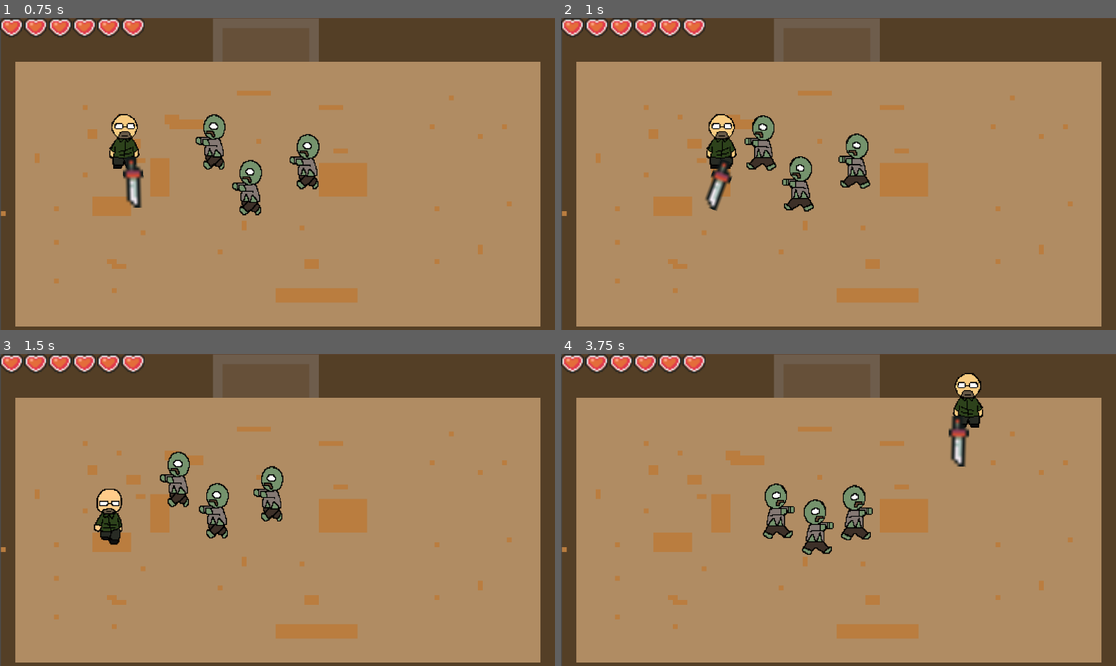
Above: before the commit, frames 1-4 (two rows, left to right).
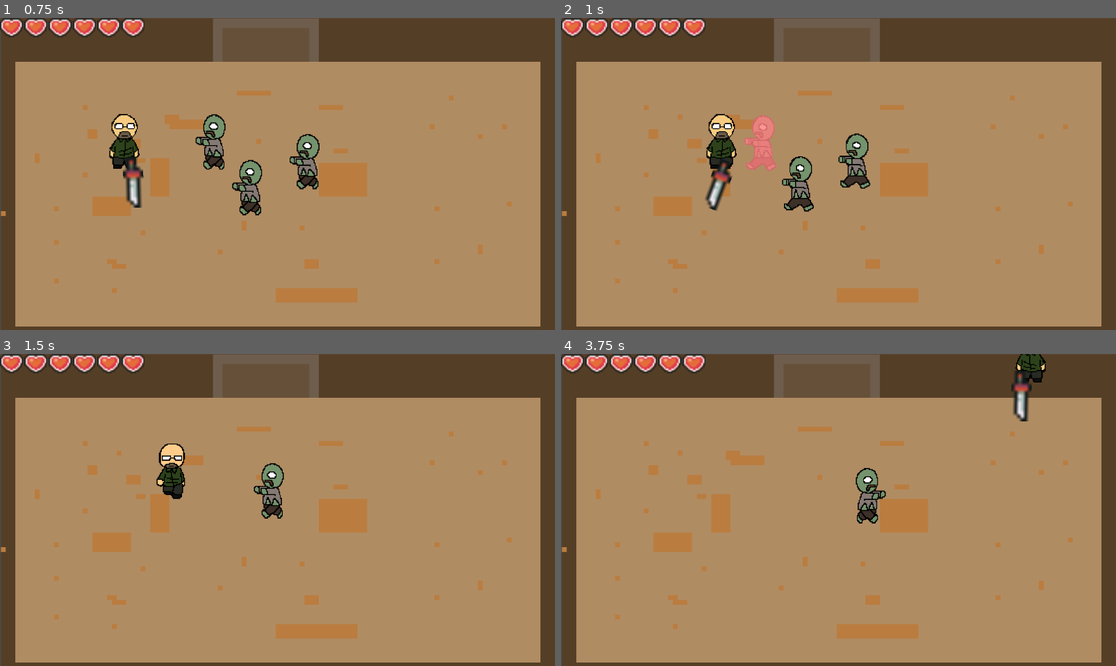
Above: after the commit, the same moments.

Repository: bcorrigall/ratknight
Game: Godot game, scene res://main.tscn
The game is run twice, just before and just after one commit, with the same random seed, the same clock (stepped at 60 frames per second) and the same inputs.
Inputs (mouse positions are in pixels of both pictures, inside the frame that each line leads up to):
- Up to frame 1 (0.75 s): move the mouse to (399, 158) at 0.52 s; hold Right (move_right) from 0.53 s (still down); hold J (attack_light) from 0.53 s (still down)
- Up to frame 2 (1 s): keep holding Right (move_right); keep holding J (attack_light)
- Up to frame 3 (1.5 s): move the mouse to (166, 525) at 1.27 s; release Right (move_right) at 1.28 s; release J (attack_light) at 1.28 s; hold S (move_down) from 1.28 s (still down); tap K (attack_spin) at 1.35 s
- Up to frame 4 (3.75 s): move the mouse to (894, 441) at 2.02 s; release S (move_down) at 2.03 s; hold Right (move_right) 2.03-2.78 s; hold Shift (dash) 2.03-2.78 s; move the mouse to (810, 572) at 2.77 s; hold Up (move_up) 2.78-3.53 s; click (810, 572) at 2.85 s; move the mouse to (1005, 556) at 3.52 s; hold A (move_left) from 3.53 s (still down); hold J (attack_light) from 3.53 s (still down)

Frame 1 is identical in both runs. In frame 2, 0.7% of the frame differs, in the area x 33-39%, y 31-49%; in frame 3, 2.7%; in frame 4, 4.4%, in the area x 36-88%, y 0-65%.

Commit message:
enemy damage
still need to change the collision thing

Diff:
--- a/enemy.gd
+++ b/enemy.gd
@@ -7,12 +7,18 @@
 var playerposition
 var targetposition
 @onready var player = get_parent().get_node("theRat")
+@onready var animations= $AnimationPlayer
+@onready var effects = $Effect
+
+func _ready():
+	effects.play("RESET")
 
 
 func _physics_process(delta):
 
 	playerposition = player.position
 	targetposition = (playerposition - position).normalized()
+	#effects.play("RESET")
 
 	if position.distance_to(playerposition) > 30:
 		velocity = targetposition*SPEED
@@ -54,3 +60,24 @@
 func death():
 	#animation stuff
 	queue_free()
+
+func get_damage():
+	health-=damage*5
+
+	#effects.play("RESET")
+	if(health<=0):
+		death()
+
+func _on_hurt_box_area_entered(area):
+	if area==$hitBox:return
+	print("hit")
+	get_damage()
+	effects.play("gethurt_right")
+	$Timer.start(0.3)
+
+
+
+
+func _on_timer_timeout():
+	effects.play("RESET")
+	pass # Replace with function body.
--- a/enemy.tscn
+++ b/enemy.tscn
@@ -49,16 +49,133 @@
 }]
 
 [sub_resource type="CapsuleShape2D" id="CapsuleShape2D_0oxnu"]
-radius = 40.0
+radius = 31.0
+height = 94.0
+
+[sub_resource type="CapsuleShape2D" id="CapsuleShape2D_owwg4"]
+radius = 39.0
 height = 124.0
+
+[sub_resource type="Animation" id="Animation_j8fov"]
+resource_name = "gethurt_right"
+length = 0.4
+tracks/0/type = "value"
+tracks/0/imported = false
+tracks/0/enabled = true
+tracks/0/path = NodePath("AnimatedSprite2D/ColorRect:modulate")
+tracks/0/interp = 1
+tracks/0/loop_wrap = true
+tracks/0/keys = {
+"times": PackedFloat32Array(0, 0.2),
+"transitions": PackedFloat32Array(1, 1),
+"update": 0,
+"values": [Color(1, 0, 0, 0.643137), Color(1, 1, 1, 1)]
+}
+
+[sub_resource type="Animation" id="Animation_il3pb"]
+resource_name = "gethurt_back"
+length = 0.4
+tracks/0/type = "value"
+tracks/0/imported = false
+tracks/0/enabled = true
+tracks/0/path = NodePath("AnimatedSprite2D/ColorRect:modulate")
+tracks/0/interp = 1
+tracks/0/loop_wrap = true
+tracks/0/keys = {
+"times": PackedFloat32Array(0, 0.2),
+"transitions": PackedFloat32Array(1, 1),
+"update": 0,
+"values": [Color(1, 0, 0, 0.643137), Color(1, 1, 1, 1)]
+}
+
+[sub_resource type="Animation" id="Animation_ide55"]
+resource_name = "gethurt_front"
+length = 0.4
+tracks/0/type = "value"
+tracks/0/imported = false
+tracks/0/enabled = true
+tracks/0/path = NodePath("AnimatedSprite2D/ColorRect:modulate")
+tracks/0/interp = 1
+tracks/0/loop_wrap = true
+tracks/0/keys = {
+"times": PackedFloat32Array(0, 0.2),
+"transitions": PackedFloat32Array(1, 1),
+"update": 0,
+"values": [Color(1, 0, 0, 0.643137), Color(1, 1, 1, 1)]
+}
+
+[sub_resource type="Animation" id="Animation_x2xa4"]
+length = 0.001
+tracks/0/type = "value"
+tracks/0/imported = false
+tracks/0/enabled = true
+tracks/0/path = NodePath("AnimatedSprite2D/ColorRect:modulate")
+tracks/0/interp = 1
+tracks/0/loop_wrap = true
+tracks/0/keys = {
+"times": PackedFloat32Array(0),
+"transitions": PackedFloat32Array(1),
+"update": 0,
+"values": [Color(1, 1, 1, 0)]
+}
+
+[sub_resource type="Animation" id="Animation_6ku34"]
+resource_name = "gethurt_left"
+length = 0.4
+tracks/0/type = "value"
+tracks/0/imported = false
+tracks/0/enabled = true
+tracks/0/path = NodePath("AnimatedSprite2D/ColorRect:modulate")
+tracks/0/interp = 1
+tracks/0/loop_wrap = true
+tracks/0/keys = {
+"times": PackedFloat32Array(0, 0.2),
+"transitions": PackedFloat32Array(1, 1),
+"update": 0,
+"values": [Color(1, 0, 0, 0.643137), Color(1, 1, 1, 1)]
+}
+
+[sub_resource type="AnimationLibrary" id="AnimationLibrary_eo3r1"]
+_data = {
+"RESET": SubResource("Animation_x2xa4"),
+"gethurt_back": SubResource("Animation_il3pb"),
+"gethurt_front": SubResource("Animation_ide55"),
+"gethurt_left": SubResource("Animation_6ku34"),
+"gethurt_right": SubResource("Animation_j8fov")
+}
 
 [node name="Enemy" type="CharacterBody2D"]
 script = ExtResource("1_4tbc6")
 
 [node name="AnimatedSprite2D" type="AnimatedSprite2D" parent="."]
+clip_children = 2
 scale = Vector2(0.138125, 0.151875)
 sprite_frames = SubResource("SpriteFrames_1gqbj")
-animation = &"side"
+animation = &"front"
+
+[node name="ColorRect" type="ColorRect" parent="AnimatedSprite2D"]
+modulate = Color(1, 1, 1, 0)
+offset_left = -623.0
+offset_top = -652.0
+offset_right = 695.0
+offset_bottom = 639.0
 
 [node name="CollisionShape2D" type="CollisionShape2D" parent="."]
 shape = SubResource("CapsuleShape2D_0oxnu")
+
+[node name="hurtBox" type="Area2D" parent="."]
+collision_layer = 0
+collision_mask = 4
+
+[node name="CollisionShape2D" type="CollisionShape2D" parent="hurtBox"]
+shape = SubResource("CapsuleShape2D_owwg4")
+
+[node name="Effect" type="AnimationPlayer" parent="."]
+libraries = {
+"": SubResource("AnimationLibrary_eo3r1")
+}
+
+[node name="Timer" type="Timer" parent="."]
+
+[connection signal="area_entered" from="hurtBox" to="." method="_on_hurt_box_area_entered"]
+[connection signal="timeout" from="Timer" to="." method="_on_timer_timeout"]
--- a/playerMovement.gd
+++ b/playerMovement.gd
@@ -33,7 +33,7 @@
 
 func _process(delta):
 	velocity = Vector2.ZERO # The player's movement vector.
-	weapon.visible=false
+	weapon.visible=false #invisible weapon normally, only see weapon when attacking
 	if Input.is_action_pressed("move_right"):
 		velocity.x += 1
 	if Input.is_action_pressed("move_left"):
--- a/sword.tscn
+++ b/sword.tscn
@@ -6,6 +6,8 @@
 size = Vector2(6, 11)
 
 [node name="Area2D" type="Area2D"]
+collision_layer = 4
+collision_mask = 0
 
 [node name="Sprite2D" type="Sprite2D" parent="."]
 position = Vector2(0, -7.5)
Not shown: 1 places in enemy.tscn that only renumber resources
